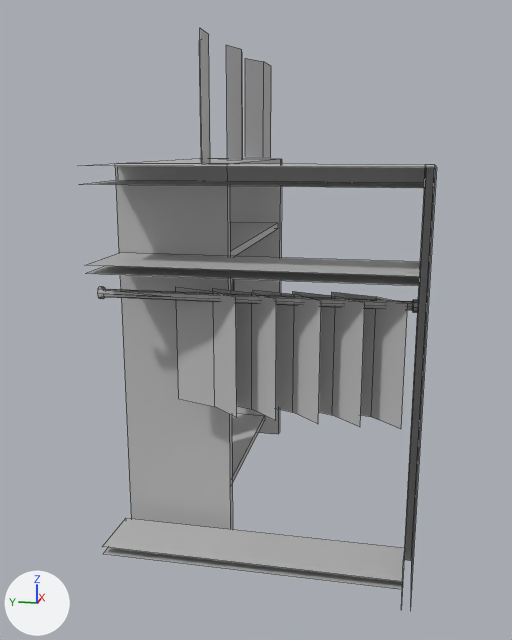
The FBX model Assets/FBX/Mesh_Dressing.fbx as it was, and as the next commit left it.
One viewpoint serves both versions: a 50 mm lens placed at (-0.0658, 0.0078, 0.0188), pointed at (-0.0315, 0.0147, 0.0103). The axes (+X, +Y, +Z) are drawn at lower left. The lights are the same throughout. Mesh edges are drawn as thin lines. Where no turn or scale is listed for an object, it has been applied to the vertices.

The first picture shows 'Dressing'.
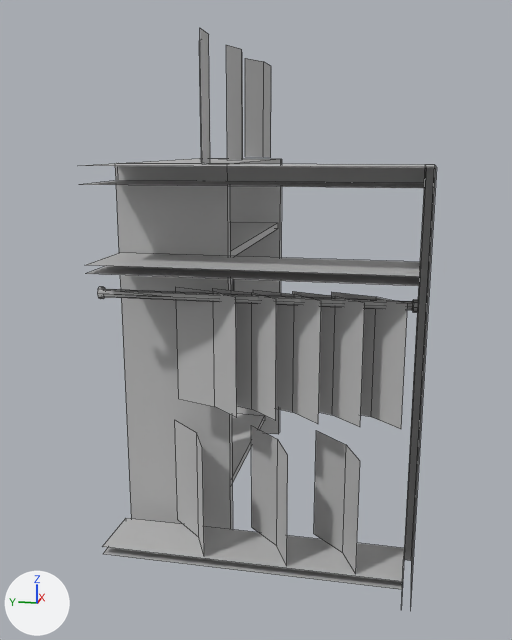
Edits to the scene script, one JSON object a line:
```json
{"block": "me_mesh", "where": "me_mesh.from_pydata(...)  # 266 vertices, 143 faces; spans x -0.0088..0.0088, y -0.0068..0.0068, z -0.0115..0.0115"}
{"block": "me_mesh", "where": "# used by ob_dressing; location = (-0.0308, 0.01339, 0.0118)"}
{"block": "me_mesh", "change": "me_mesh part 1: the loose piece of 6 vertices spanning x -0.0009..0.0026, y 0.0043..0.0047, z -0.0102..-0.0052 is copied, and the copy is turned 33.4 degrees about the z axis through its middle, then moved by (-0.0079, -0.0015, 0.0); it spans x -0.0085..-0.0057, y 0.002..0.0041, z -0.0103..-0.0052"}
{"block": "me_mesh", "change": "me_mesh part 2: the loose piece of 6 vertices spanning x -0.0009..0.0026, y 0.0043..0.0047, z -0.0102..-0.0052 is copied, and the copy is turned 33.4 degrees about the z axis through its middle, then moved by (-0.0079, -0.0051, 0.0); it spans x -0.0085..-0.0057, y -0.0016..0.0005, z -0.0103..-0.0052"}
{"block": "me_mesh", "change": "me_mesh part 3: the loose piece of 6 vertices spanning x -0.0009..0.0026, y 0.0043..0.0047, z -0.0102..-0.0052 is copied, and the copy is turned 33.4 degrees about the z axis through its middle, then moved by (-0.0079, -0.0081, 0.0); it spans x -0.0085..-0.0057, y -0.0045..-0.0024, z -0.0103..-0.0052"}
```

Pixel boxes [x1, y1, x2, y2] of what changed, in the pictures (512 x 640 px):
```json
{"part": 1, "of": "me_mesh", "change": "added", "after": [175, 420, 204, 554]}
{"part": 2, "of": "me_mesh", "change": "added", "after": [251, 425, 288, 566]}
{"part": 3, "of": "me_mesh", "change": "added", "after": [314, 431, 360, 574]}
```
